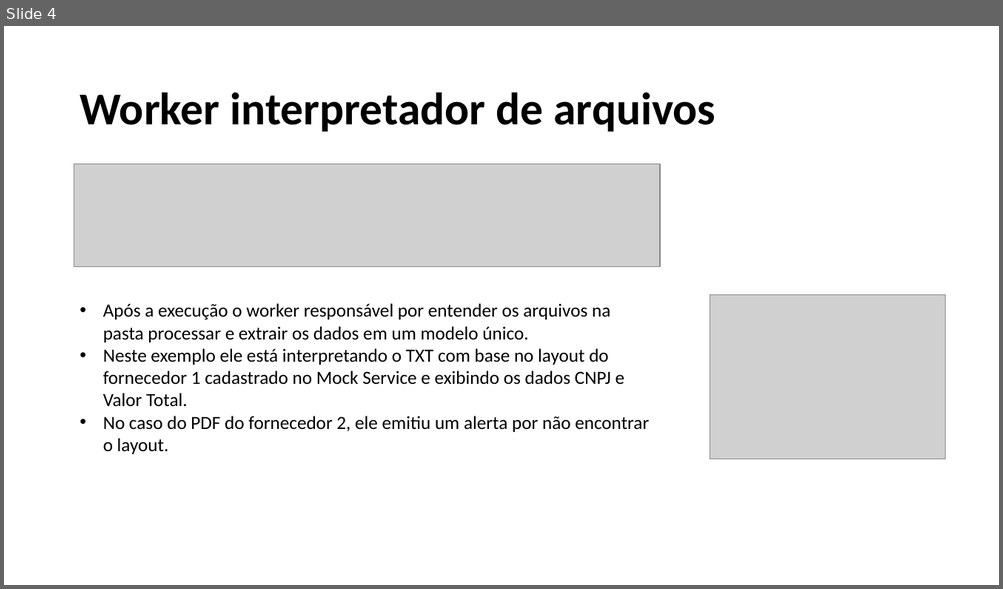
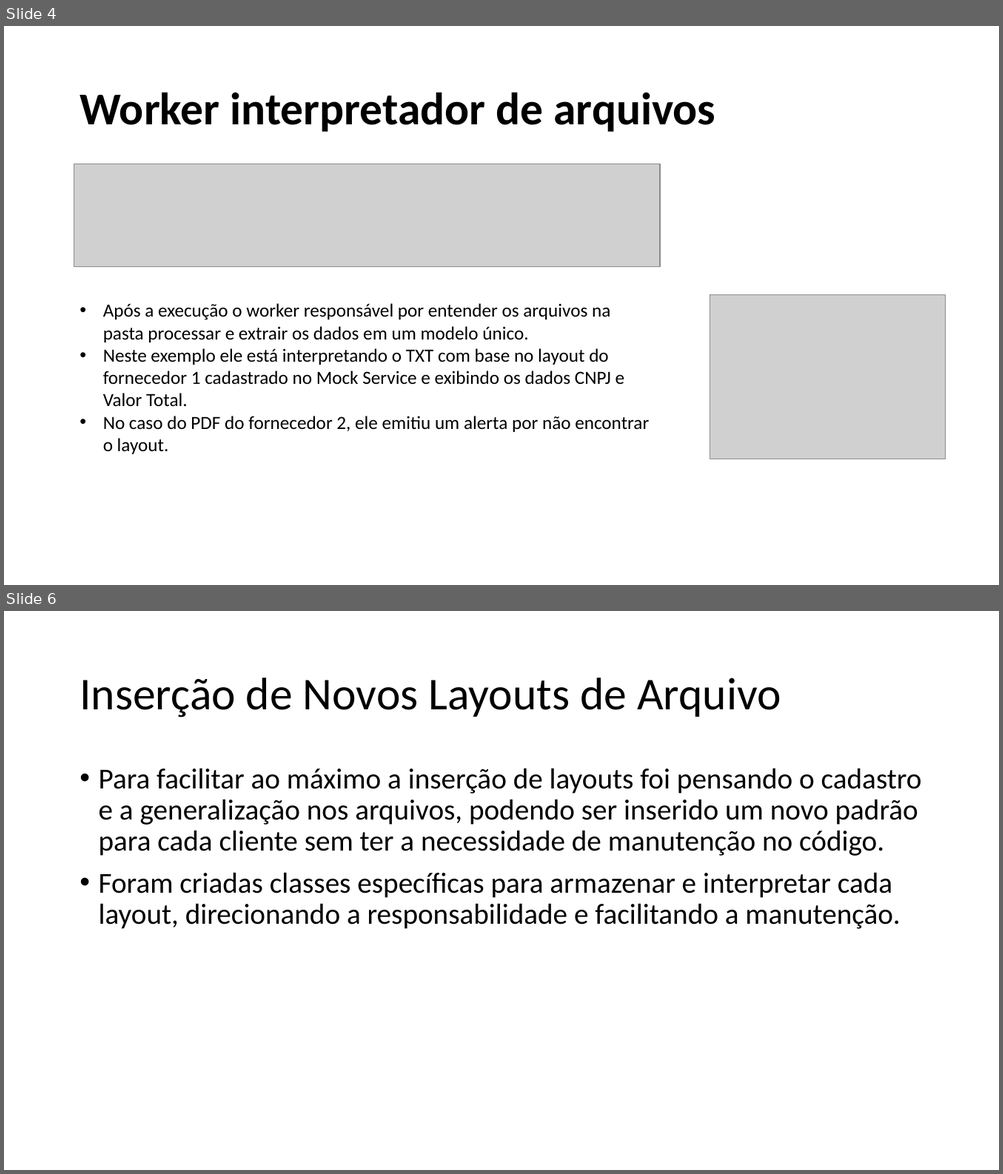
Before and after one commit to RodCorrea/TesteUppertools, a slide deck: TesteUppertools - Documentos/Apresentação da Solução.pptx. Shown one above the other, each under a label of ours: slide 4 before the commit, slides 4 and 6 after it; the slides between them are not shown. The pictures are 1003x589 and 1003x1174 pixels, drawn with LibreOffice and Linux fonts; fonts in the diff are those of the drawing; grey boxes stand for pictures. Boxes give left, top, right and bottom in pixels: in the first picture for what was removed or moved away, otherwise in the second. Text is boxed around its words. In the diff, an @@ line names an element or a change of style, - is before the commit and + after.

Commit message:
Inserção de 2 tópicos sobre o desafio
Sobre escalabilidade e novos layouts.

```diff
--- a/TesteUppertools - Documentos/Apresentação da Solução.pptx
+++ b/TesteUppertools - Documentos/Apresentação da Solução.pptx
@@ slide 6 added at (4, 611, 999, 1170), background #FFFFFF @@
@@ title added at (79, 678, 781, 718), 44 pt, text #000000 @@
+Inserção de Novos Layouts de Arquivo
@@ text added at (99, 768, 922, 929), 28 pt, text #000000 @@
+• Para facilitar ao máximo a inserção de layouts foi pensando o cadastro e a generalização nos arquivos, podendo ser inserido um novo padrão para cada cliente sem ter a necessidade de manutenção no código.
+• Foram criadas classes específicas para armazenar e interpretar cada layout, direcionando a responsabilidade e facilitando a manutenção.
```
Also in this commit, not shown: 1 slide changed, 1 other slide added.
